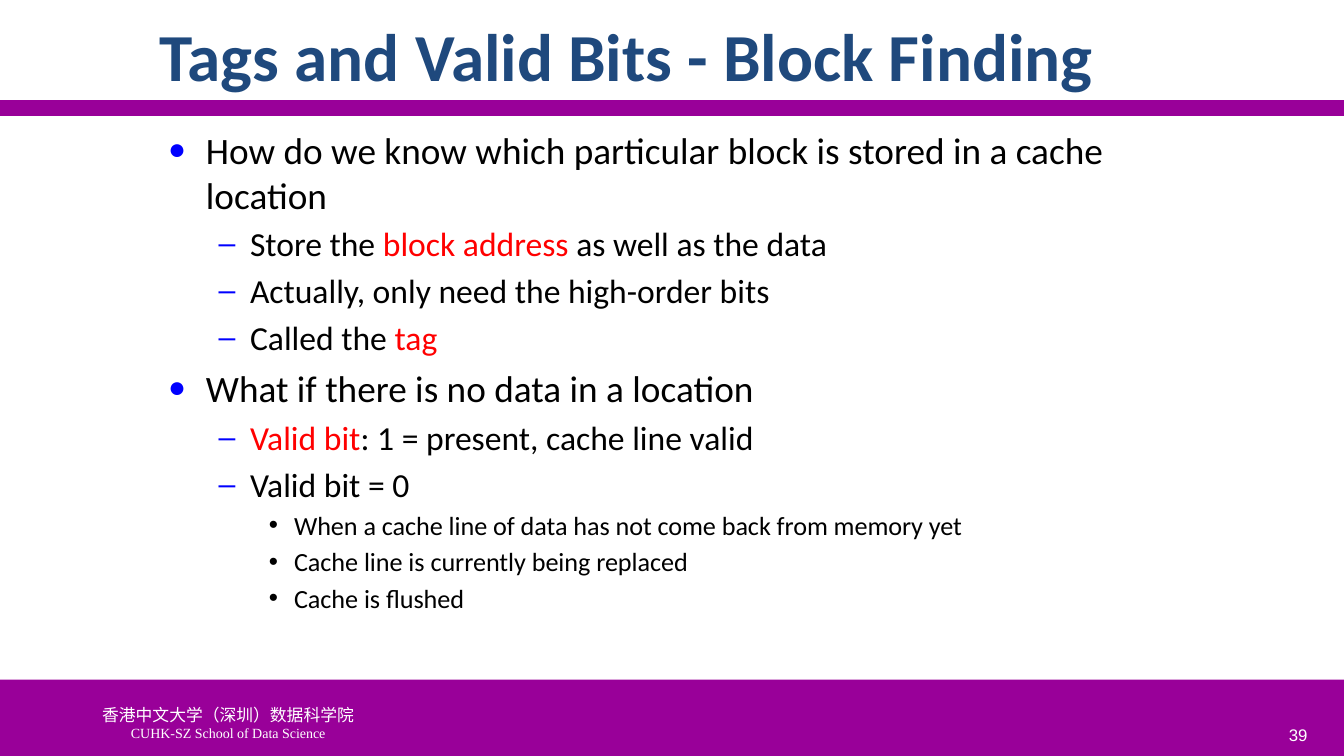
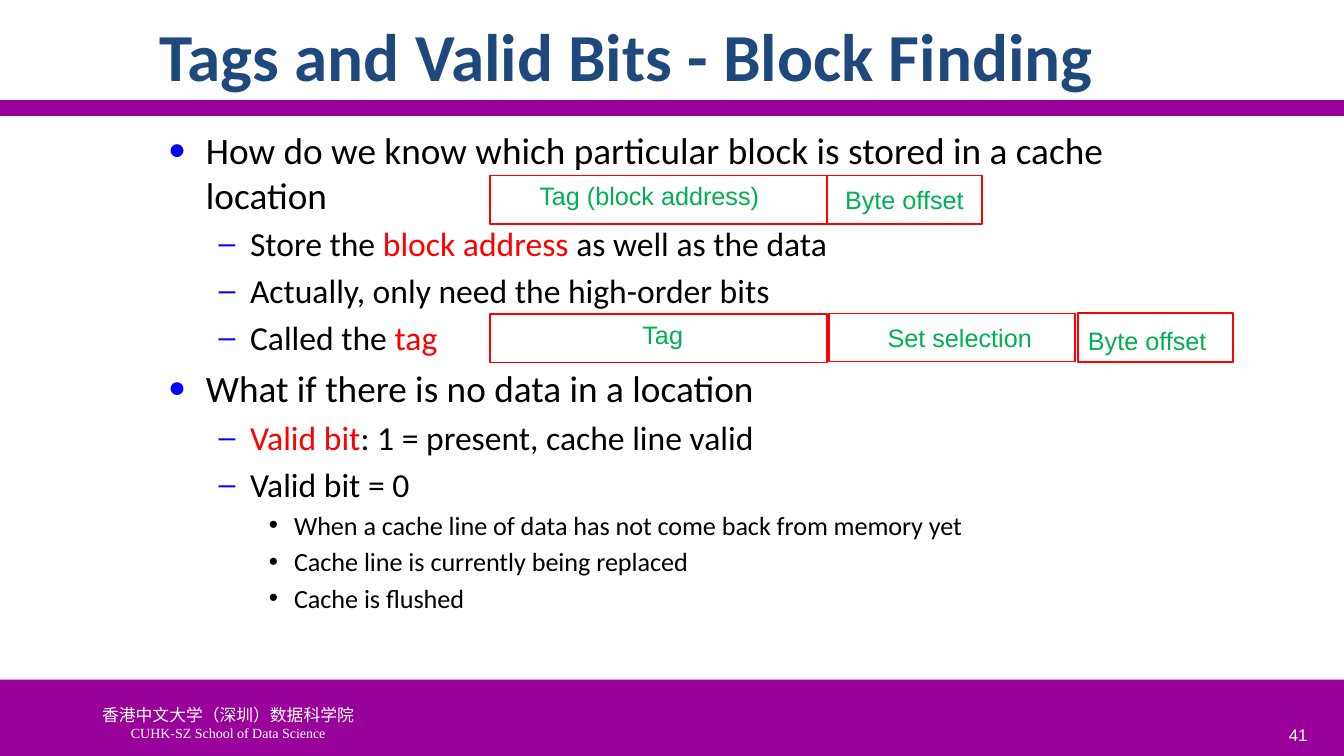
Before and after one commit to SUNCHAOYI923/CMU_CSAPP, a slide deck: slide 41 of slide/CA3060-6-MemHierarchy.pptx (slide 39 before the commit). Drawn at 1344x756 pixels with LibreOffice and Linux fonts; fonts in the diff are those of the drawing; background and template pictures are left out. Boxes give left, top, right and bottom in pixels: in the first picture for what was removed or moved away, otherwise in the second. Text is boxed around its words. In the diff, an @@ line names an element or a change of style, - is before the commit and + after.

```diff
--- a/slide/CA3060-6-MemHierarchy.pptx
+++ b/slide/CA3060-6-MemHierarchy.pptx
@@ rectangle added at (x1=490, y1=175, x2=827, y2=224), outline #FF0000 1.25 pt @@
@@ rectangle added at (x1=827, y1=175, x2=982, y2=224), outline #FF0000 1.25 pt @@
@@ text added at (x1=539, y1=186, x2=759, y2=211), 18 pt, text #00B050 @@
+Tag (block address)
@@ text added at (x1=845, y1=190, x2=963, y2=215), 18 pt, text #00B050 @@
+Byte offset
@@ rectangle added at (x1=490, y1=315, x2=827, y2=363), outline #FF0000 1.25 pt @@
@@ text added at (x1=642, y1=326, x2=683, y2=350), 18 pt, text #00B050 @@
+Tag
@@ rectangle added at (x1=830, y1=314, x2=1076, y2=362), outline #FF0000 1.25 pt @@
@@ text added at (x1=888, y1=328, x2=1031, y2=348), 18 pt, text #00B050 @@
+Set selection
@@ rectangle added at (x1=1078, y1=314, x2=1233, y2=362), outline #FF0000 1.25 pt @@
@@ text added at (x1=1088, y1=331, x2=1206, y2=355), 18 pt, text #00B050 @@
+Byte offset
@@ page number at (x1=1289, y1=729, x2=1308, y2=741): text changed @@
-39
+41
```
Also in this commit, not shown: 8 other slides changed, 4 slides added, 2 slides removed, 31 other files.
